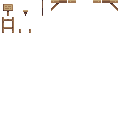
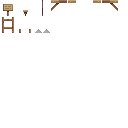
Comparing the layer stacks of the two (128, 128) images. Changes:
added layer "Layer 2" above "Layer 1" over [35, 29, 50, 33]
